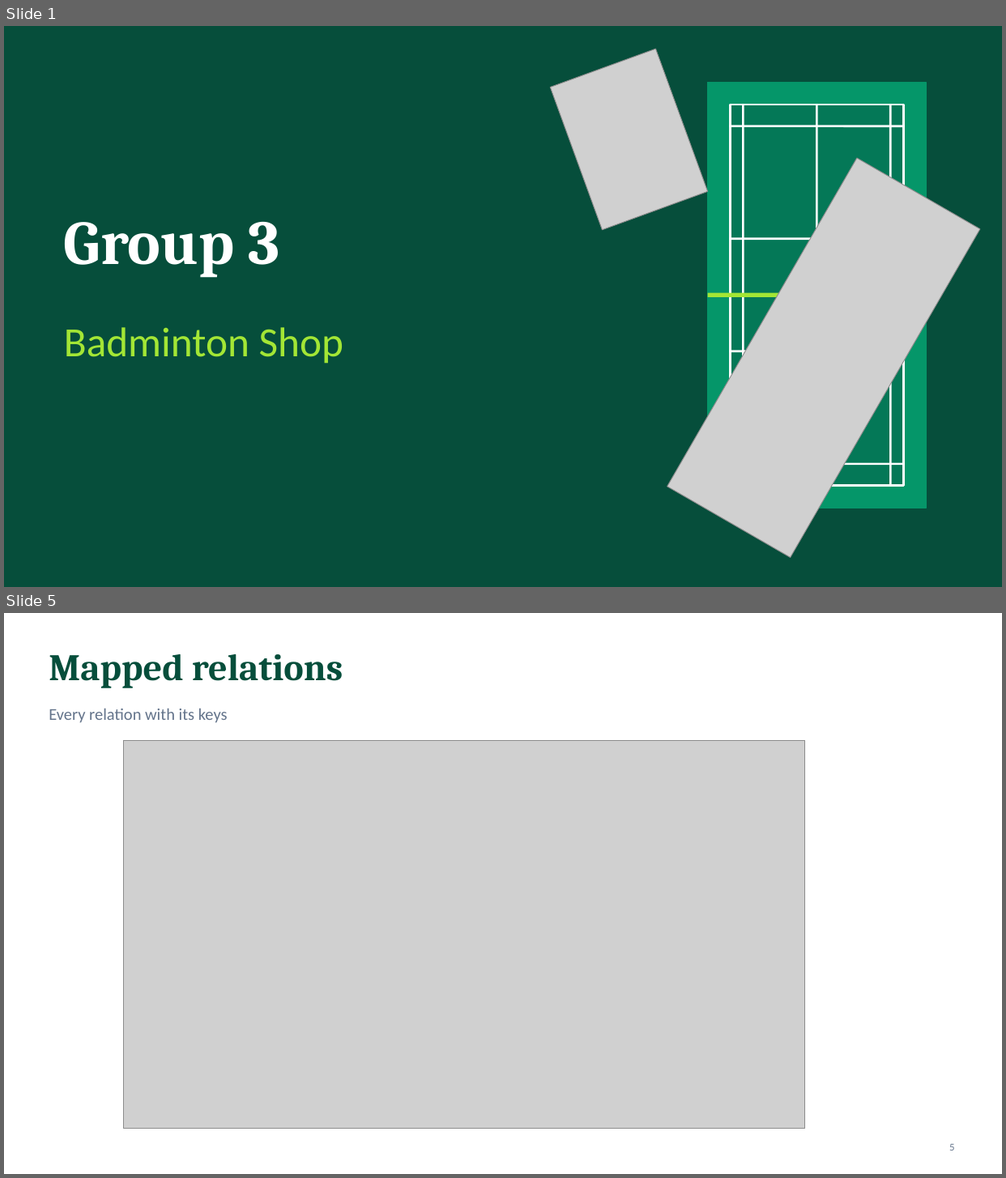
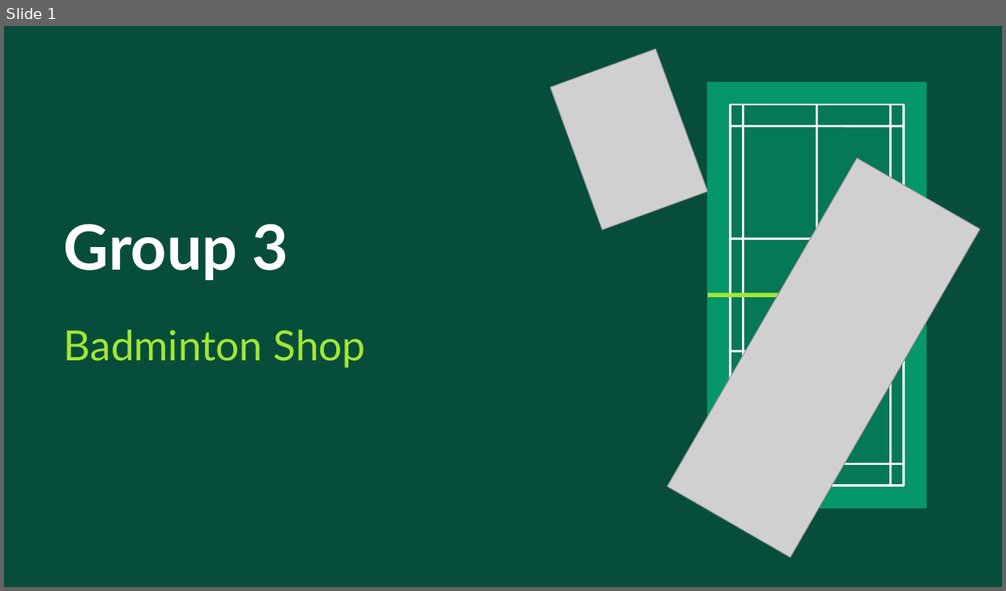
Before and after one commit to sriv95/261342-Database-Project, a slide deck: docs/smash-badminton-shop.pptx. Shown one above the other, each under a label of ours: slides 1 and 5 before the commit, slide 1 after it; the slides between them are not shown. The pictures are 1006x1178 and 1006x591 pixels, drawn with LibreOffice and Linux fonts; fonts in the diff are those of the drawing; grey boxes stand for pictures. Boxes give left, top, right and bottom in pixels: in the first picture for what was removed or moved away, otherwise in the second. Text is boxed around its words. In the diff, an @@ line names an element or a change of style, - is before the commit and + after.

Commit message:
Update presentation file for smash badminton shop

```diff
--- a/docs/smash-badminton-shop.pptx
+++ b/docs/smash-badminton-shop.pptx
@@ slide 5 removed at <box>4,613,1002,1174</box>, background #FFFFFF @@
@@ text removed at <box>49,654,343,688</box> @@
-Mapped relations
@@ text removed at <box>49,709,228,723</box> @@
-Every relation with its keys
@@ picture removed at <box>124,740,805,1129</box> @@
@@ page number removed at <box>949,1144,954,1151</box> @@
-5
@@ slide 1 changed as well @@
@@ text "Group 3" at <box>64,224,289,280</box>: font Cambria to Lato; line spacing 1 to 1.15 @@
@@ text "Badminton Shop" at <box>64,330,366,368</box>: font Calibri to Lato; line spacing 1 to 1.15 @@
```
Also in this commit, not shown: 11 other slides changed, 19 slides added, 5 other slides removed.
